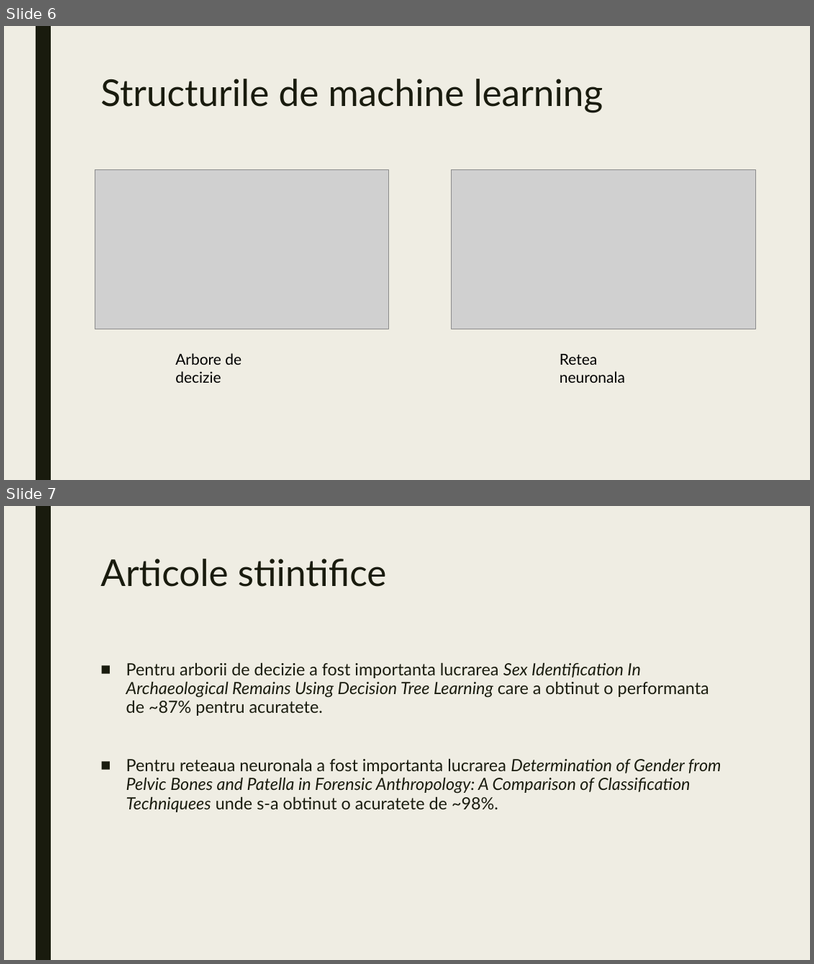
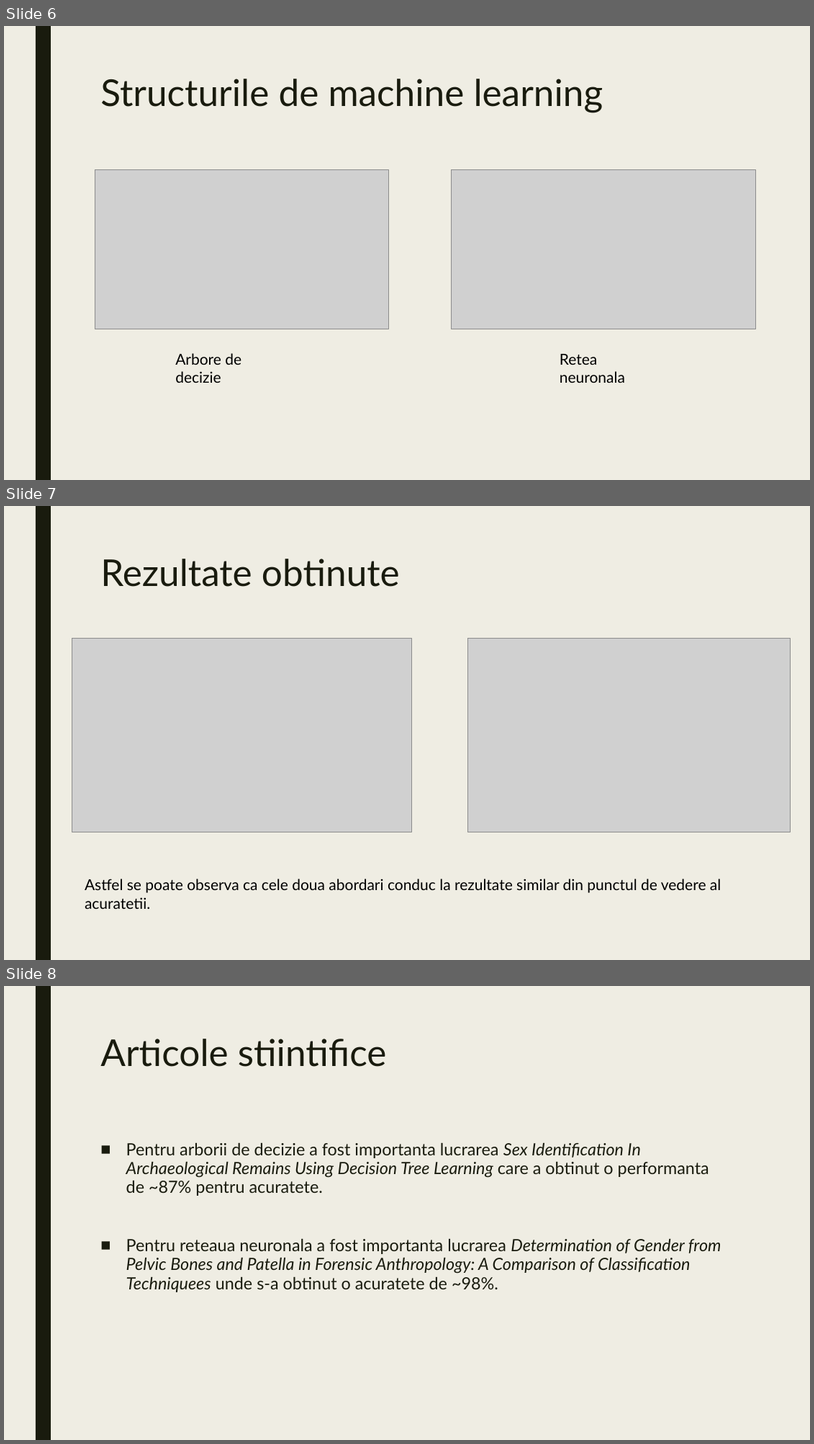
Before and after one commit to AndreeaBolonyi/ReconstituiriIstorice, a slide deck: documentation/Reconstituiri istorice.pptx. Shown one above the other, each under a label of ours: slides 6 and 7 before the commit, slides 6, 7 and 8 after it. The pictures are 814x964 and 814x1444 pixels, drawn with LibreOffice and Linux fonts; fonts in the diff are those of the drawing; grey boxes stand for pictures. Boxes give left, top, right and bottom in pixels: in the first picture for what was removed or moved away, otherwise in the second. Text is boxed around its words. In the diff, an @@ line names an element or a change of style, - is before the commit and + after.

```diff
--- a/documentation/Reconstituiri istorice.pptx
+++ b/documentation/Reconstituiri istorice.pptx
@@ slide 7 added at [4, 506, 810, 960], background #EFEDE3; not listed: 1 template element that a slide beside it also shows @@
@@ title added at [100, 559, 400, 587], 44 pt, text #191B0E @@
+Rezultate obtinute
@@ picture added at [72, 638, 412, 831] @@
@@ picture added at [468, 638, 790, 831] @@
@@ text added at [85, 878, 721, 893], 18 pt, text #000000 @@
+Astfel se poate observa ca cele doua abordari conduc la rezultate similar din punctul de vedere al acuratetii.
@@ what was slide 7 is now slide 8 @@
```
Also in this commit, not shown: 1 slide changed.
